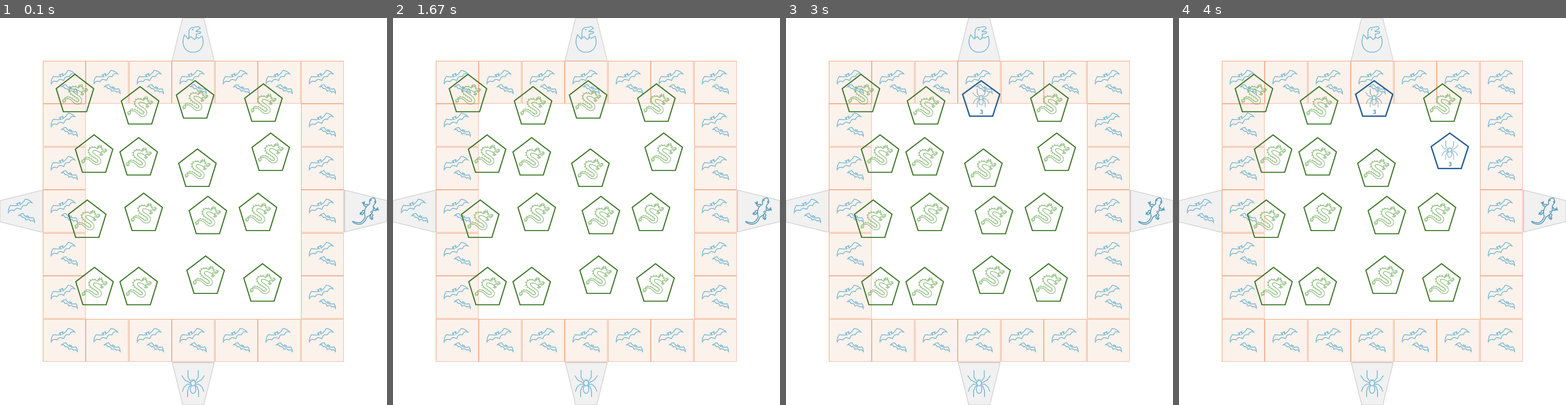
Above: before the commit, frames 1-4 (left to right).
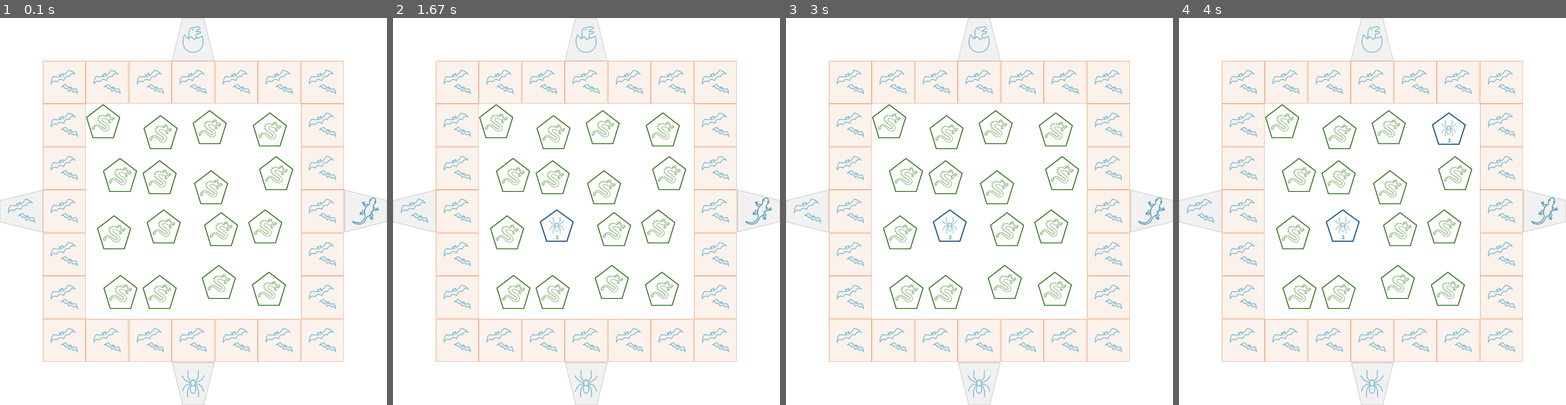
Above: after the commit, the same moments.

Repository: DesmondChongQiXiang/FIT3077
Game: pygame game, started from Sprint2_Game/main.py
Two runs of this game, one before a commit and one after it. Both use one fixed random seed, a clock stepped at 60 frames per second and the inputs below.
Inputs (mouse positions are in pixels of both pictures, inside the frame that each line leads up to):
- Up to frame 1 (0.1 s): no input
- Up to frame 2 (1.67 s): click (571, 226) at 0.38 s; click (590, 238) at 0.72 s; click (466, 153) at 1.05 s; click (729, 346) at 1.38 s
- Up to frame 3 (3 s): click (987, 79) at 1.72 s; click (960, 312) at 2.05 s; click (967, 145) at 2.38 s; click (925, 130) at 2.72 s
- Up to frame 4 (4 s): click (1473, 176) at 3.05 s; click (1492, 203) at 3.38 s; click (1453, 141) at 3.72 s

The runs differ from the first frame. In frame 1, 5.7% of the frame differs, in the area x 14-76%, y 14-76%; in frame 2, 5.7%; in frame 3, 5.7%; in frame 4, 5.6%.

Commit message:
chit cards now correctly generate within the default game board's safe area

Diff:
--- a/Sprint2_Game/core/GameConfig.py
+++ b/Sprint2_Game/core/GameConfig.py
@@ -23,8 +23,8 @@
         A list of chit cards for the game board
     """
     ##### CONFIG: Edit to change generation variables
-    RAND_FACTOR: int = 45  # random factor in pixels
-    CHIT_CARD_DIMENSIONS: tuple[int, int] = (85, 85)  # chit card dimensions (width, height) in px
+    RAND_FACTOR: int = 40  # random factor in pixels
+    CHIT_CARD_DIMENSIONS: tuple[int, int] = (75, 75)  # chit card dimensions (width, height) in px
 
     ##### GENERATING
     safe_area = DefaultGameBoard.get_chit_card_safe_area()
--- a/Sprint2_Game/game_objects/game_board/DefaultGameBoard.py
+++ b/Sprint2_Game/game_objects/game_board/DefaultGameBoard.py
@@ -153,8 +153,16 @@
             shaped safe area.
         """
         width, height = PygameScreenController_instance().get_screen_size()
-        square_size: int = width // DefaultGameBoard.DIMENSION_CELL_COUNT
-        return ((square_size, square_size), (width - square_size, height - square_size))
+        main_width, main_height = width - 2 * (width // (DefaultGameBoard.DIMENSION_CELL_COUNT + 2)), height - 2 * (height // (DefaultGameBoard.DIMENSION_CELL_COUNT + 2))
+        square_size: float = main_width / DefaultGameBoard.DIMENSION_CELL_COUNT
+        main_x, main_y = get_coords_for_center_drawing_in_rect((0, 0), (width, height), (main_width, main_height))
+        main_x0, main_x1, main_y0, main_y1 = (
+            main_x,
+            main_x + DefaultGameBoard.DIMENSION_CELL_COUNT * square_size,
+            main_y,
+            main_y + DefaultGameBoard.DIMENSION_CELL_COUNT * square_size,
+        )
+        return ((int(main_x0+square_size), int(main_y0+square_size)), (int(main_x1 - square_size), int(main_y1 - square_size)))
 
     @staticmethod
     def get_tiles_required() -> int:
